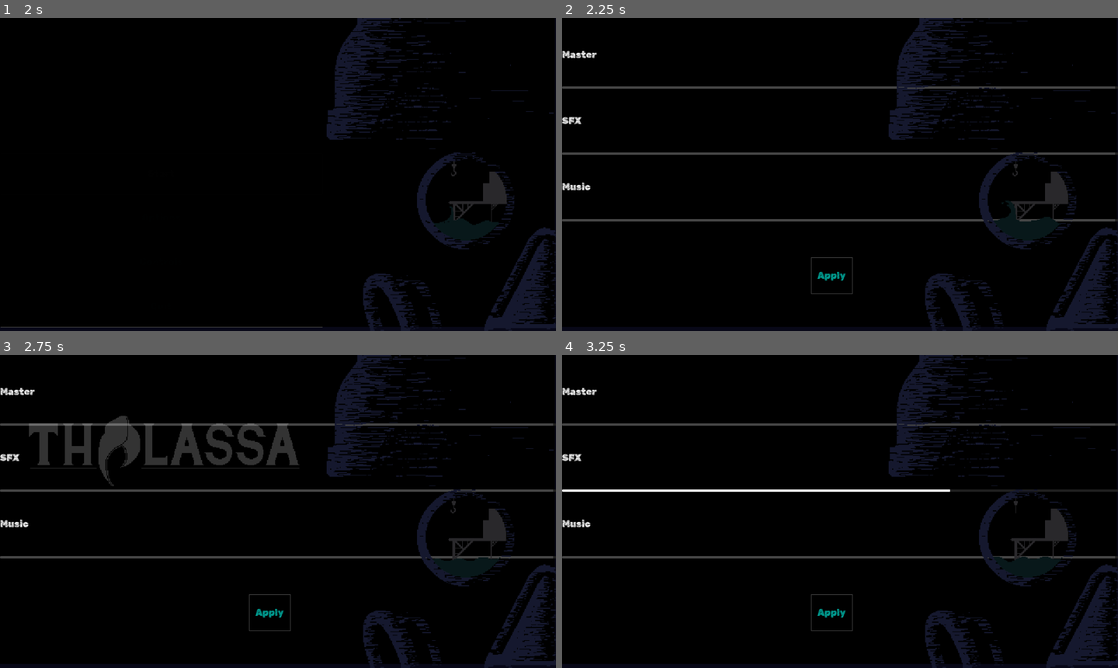
Above: before the commit, frames 1-4 (two rows, left to right).
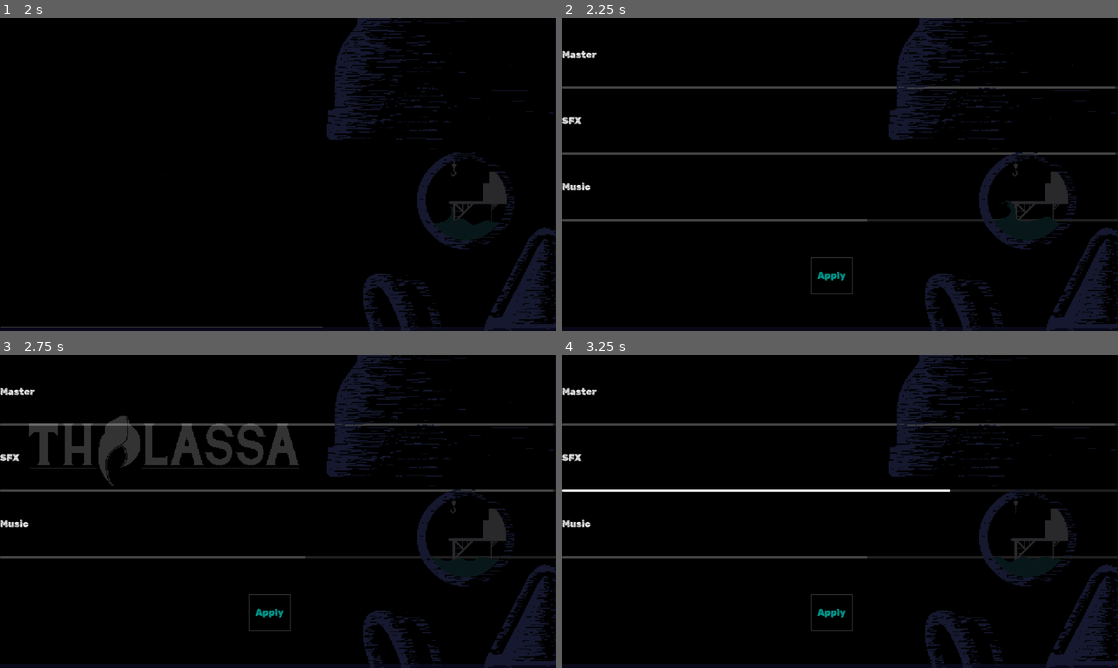
Above: after the commit, the same moments.

Repository: Fulgurata/Antibody
Game: Godot game, scene res://scenes/menus/main_menu/main_menu.tscn
Same seed, same stepped clock (60 frames per second), same inputs: the game is played once before the commit and once after it. Sound files missing from this copy of the repository are replaced by a short silence.
Inputs (mouse positions are in pixels of both pictures, inside the frame that each line leads up to):
- Up to frame 1 (2 s): click "Start" at 0.5 s; click "Start" at 1.25 s
- Up to frame 2 (2.25 s): click "Options" at 2 s
- Up to frame 3 (2.75 s): no input
- Up to frame 4 (3.25 s): move the mouse to (962, 495) at 2.77 s; hold D (move_right) from 2.78 s (still down); tap Shift (dodge) at 2.85 s; click (962, 495) at 2.92 s

Frame 1 is identical in both runs. In frame 2, 0.2% of the frame differs, in the area x 54-100%, y 64-65%; in frame 3, 0.3%; in frame 4, 0.3%.

Commit message:
fixed master volume
raised the master volume and lowered the music

Diff:
--- a/default_bus_layout.tres
+++ b/default_bus_layout.tres
@@ -1,6 +1,7 @@
 [gd_resource type="AudioBusLayout" format=3 uid="uid://cnjvqwhoqbslj"]
 
 [resource]
+bus/0/volume_db = 4.03575
 bus/1/name = &"SFX"
 bus/1/solo = false
 bus/1/mute = false
@@ -11,5 +12,5 @@
 bus/2/solo = false
 bus/2/mute = false
 bus/2/bypass_fx = false
-bus/2/volume_db = 0.0
+bus/2/volume_db = -5.04538
 bus/2/send = &"Master"
